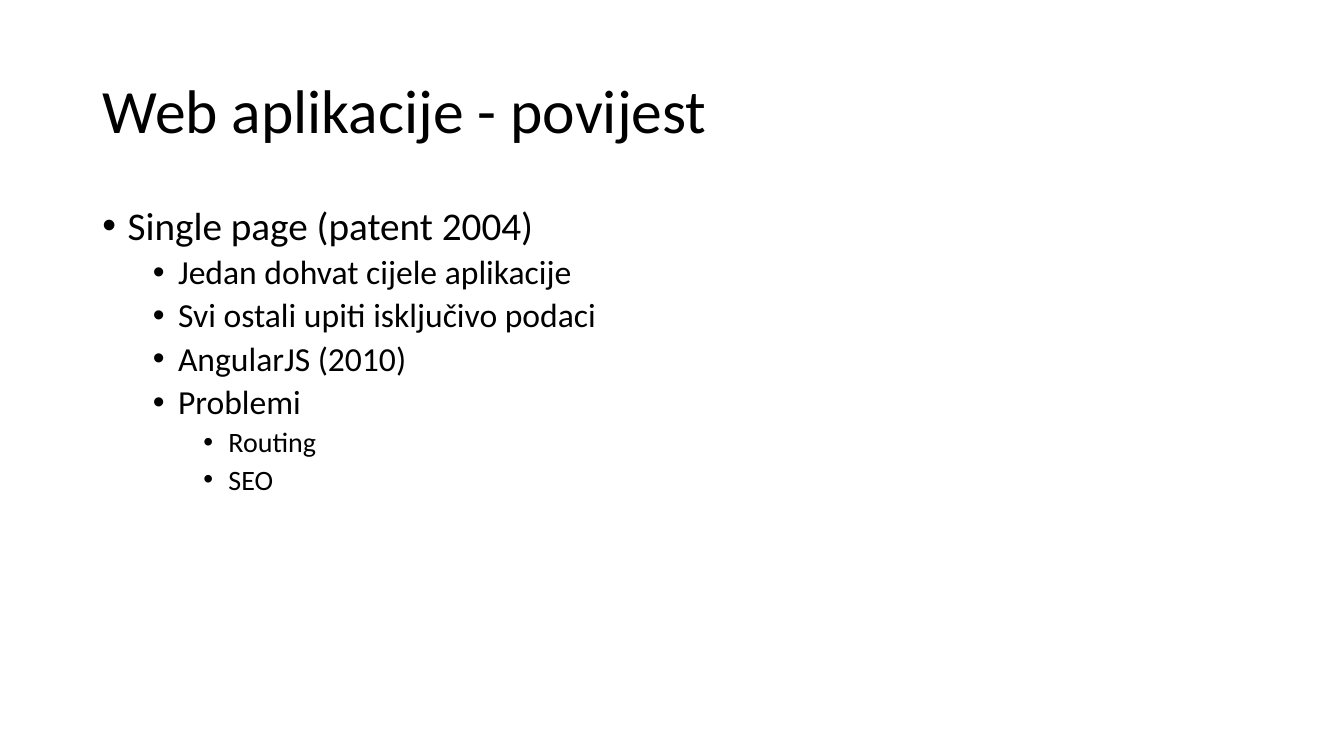
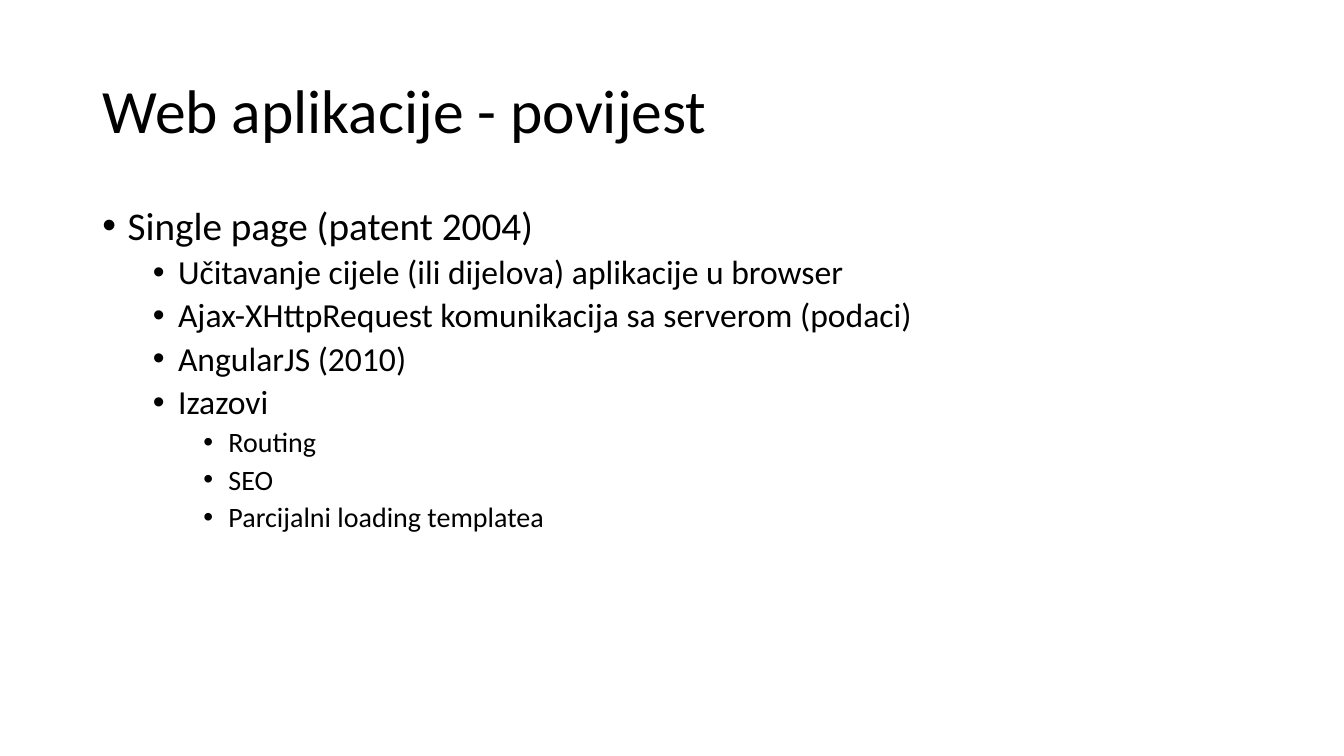
Before and after one commit to mmssniper/angular-workshop, a slide deck: slide 4 of prezentacije/1-1 Uvod i SPA aplikacije.pptx. Drawn at 1344x756 pixels with LibreOffice and Linux fonts; fonts in the diff are those of the drawing. Boxes give left, top, right and bottom in pixels: in the first picture for what was removed or moved away, otherwise in the second. Text is boxed around its words. In the diff, an @@ line names an element or a change of style, - is before the commit and + after.

```diff
--- a/prezentacije/1-1 Uvod i SPA aplikacije.pptx
+++ b/prezentacije/1-1 Uvod i SPA aplikacije.pptx
@@ text at (178,259,911,333): text changed @@
-  • Jedan dohvat cijele aplikacije
-  • Svi ostali upiti isključivo podaci
+  • Učitavanje cijele (ili dijelova) aplikacije u browser
+  • Ajax-XHttpRequest komunikacija sa serverom (podaci)
@@ text at (178,391,268,415): text changed @@
-  • Problemi
+  • Izazovi
@@ text at (228,507,543,532): paragraph added @@
+    • Parcijalni loading templatea
```
Also in this commit, not shown: 3 other slides changed, 2 other files.
